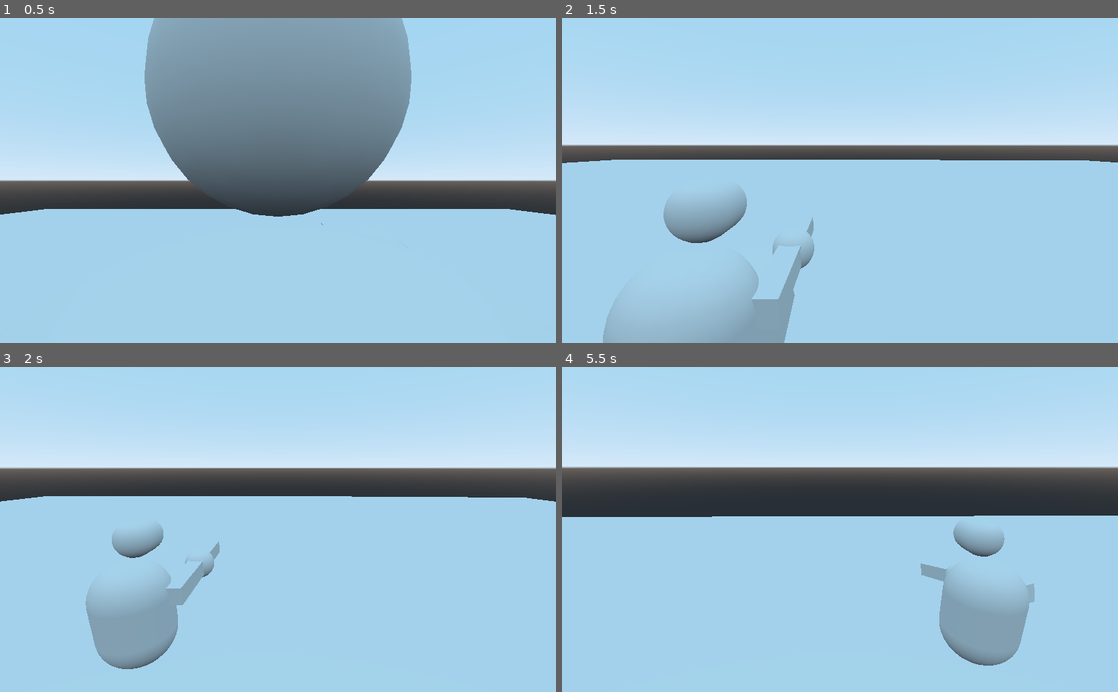
Above: before the commit, frames 1-4 (two rows, left to right).
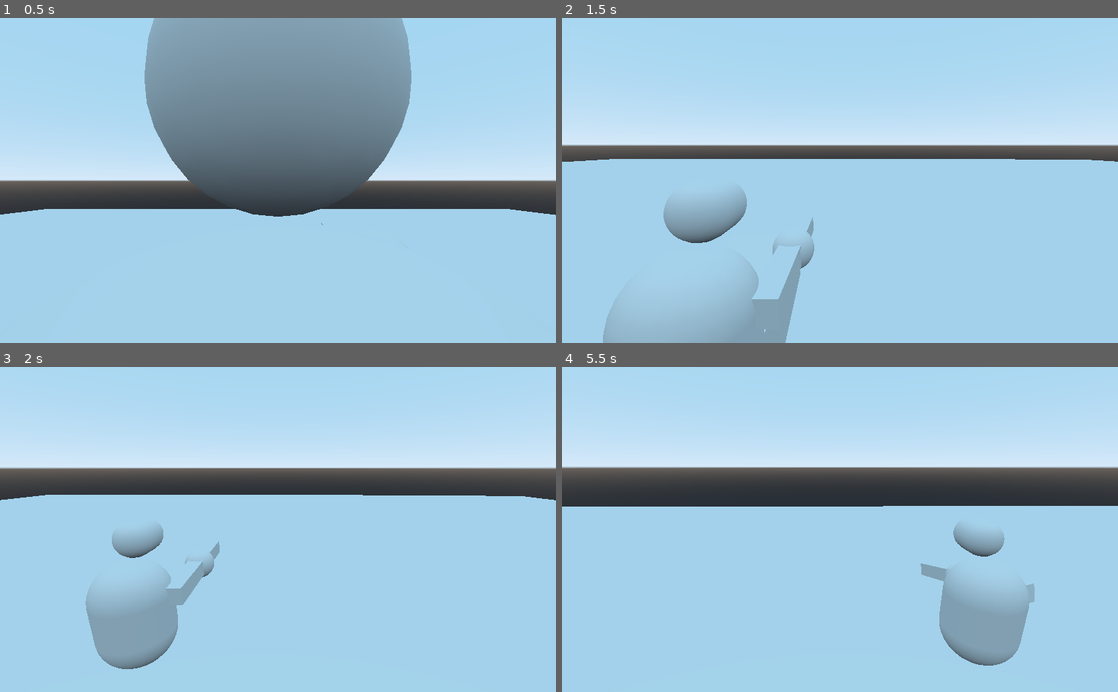
Above: after the commit, the same moments.

Repository: manglemix/PGBR
Game: Godot game, scene res://DebugBattlefield.tscn
The game is run twice, just before and just after one commit, with the same random seed, the same clock (stepped at 60 frames per second) and the same inputs.
Inputs (mouse positions are in pixels of both pictures, inside the frame that each line leads up to):
- Up to frame 1 (0.5 s): no input
- Up to frame 2 (1.5 s): move the mouse to (867, 180) at 0.52 s; hold W (forward) from 0.53 s (still down); right-click (867, 180) at 0.6 s; tap Space (jump) at 0.77 s; move the mouse to (812, 180) at 1.27 s; tap X (change viewpoint) at 1.35 s
- Up to frame 3 (2 s): keep holding W (forward); tap Space (jump) at 1.52 s
- Up to frame 4 (5.5 s): keep holding W (forward); move the mouse to (851, 523) at 2.02 s; hold Shift (crouch) 2.03-2.78 s; move the mouse to (834, 536) at 2.77 s; click (834, 536) at 2.85 s; tap Space (jump) at 3.02, 3.77, 4.52 s; move the mouse to (878, 532) at 3.52 s; right-click (878, 532) at 3.6 s; move the mouse to (795, 526) at 4.27 s; tap X (change viewpoint) at 4.35 s; move the mouse to (845, 529) at 5.02 s; hold Shift (crouch) from 5.03 s (still down)

Frame 1 is identical in both runs. In frame 2, 0.3% of the frame differs, in the area x 0-100%, y 43-100%; in frame 3, 0.4%; in frame 4, 3.1%, in the area x 0-100%, y 42-68%.

Commit message:
changed AIR speed
The last one was too fast

Diff:
--- a/PGBR_Project1/BaseScripts/BasePerson.gd
+++ b/PGBR_Project1/BaseScripts/BasePerson.gd
@@ -11,7 +11,7 @@
 var SPRINT := 20.0			# these correspond to speeds, for move_to_vector
 var RUN := 10.0
 var WALK := 5.0
-var AIR := 5.0
+var AIR := 3.0
 
 var turn_speed := 10.0					# used for interpolating turns (like when turning the head)
 var max_head_yaw := 50.0				# the maximum angle the head can turn by on the y axis, both left and right
